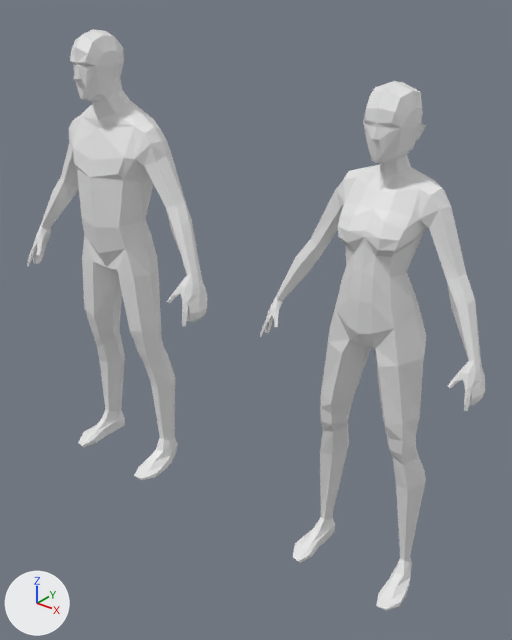
A saved change to the Blender file Assets/UnderGrind/Art/Source/humans.blend.
One viewpoint serves both versions: a camera (50 mm lens) standing at (2.93, -3.54, 3.83) and looking at (0.08, 0.03, 1.62). The axes (+X, +Y, +Z) are drawn at lower left. The lights are the same throughout. The picture after the commit comes second. The same objects are shown in both versions, whatever each file hides.

Script lines for the objects in view, before the commit:
```python
me_circle_000 = bpy.data.meshes.new('Circle.000')
me_circle_000.from_pydata(...)  # 284 vertices, 277 faces; spans x 0.0..0.74, y -0.32..0.17, z 0.0..3.31
me_circle_008 = bpy.data.meshes.new('Circle.008')
me_circle_008.from_pydata(...)  # 260 vertices, 253 faces; spans x 0.0..0.98, y -0.41..0.2, z 0.0..3.5
ob_female = bpy.data.objects.new('female', me_circle_000)
ob_female.location = (1.077, 0.0, 0.0)
ob_female.scale = (1.01, 1.01, 1.01)
_m = ob_female.modifiers.new('Mirror', 'MIRROR')
_m.use_clip = True
ob_male = bpy.data.objects.new('male', me_circle_008)
ob_male.location = (-1.24, 0.0, 0.0)
_m = ob_male.modifiers.new('Mirror', 'MIRROR')
_m.use_clip = True
```
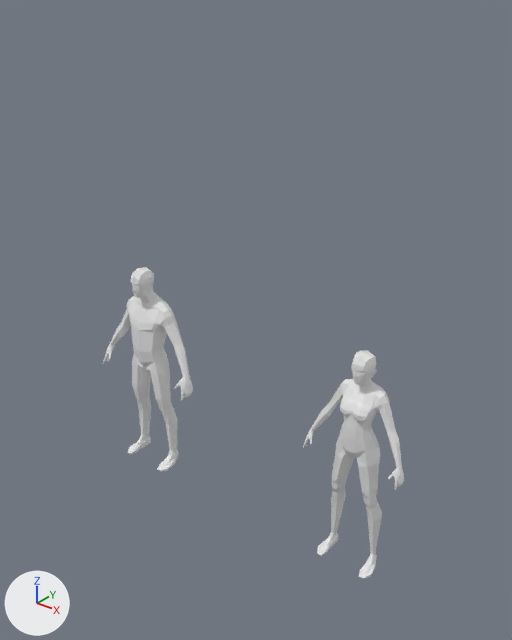
The change, as a list of edits to the scene's bpy script:
```text
Change ob_male:
    ob_male.location: (-1.24, 0.0, 0.0) -> (-1.0, 0.0, -0.002)
    ob_male.scale: (1.0, 1.0, 1.0) -> (0.509, 0.509, 0.509)
Change ob_female:
    ob_female.location: (1.077, 0.0, 0.0) -> (1.0, 0.0, -0.001)
    ob_female.scale: (1.01, 1.01, 1.01) -> (0.514, 0.514, 0.514)
```

Where the change shows, as pixel boxes [x1, y1, x2, y2] in the pictures (512 x 640 px):
'female', moved, rescaled (55% narrower, 57% shorter): before [260, 81, 485, 611]; after [303, 350, 404, 579]
'male', moved, rescaled (50% narrower, 55% shorter): before [27, 29, 207, 480]; after [103, 267, 193, 471]
